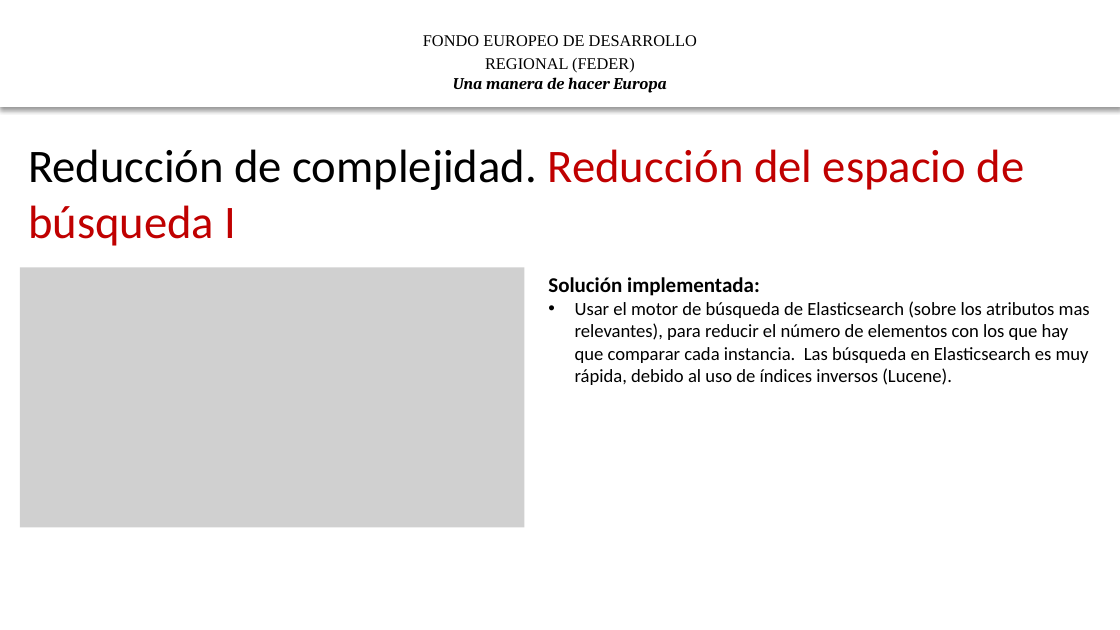
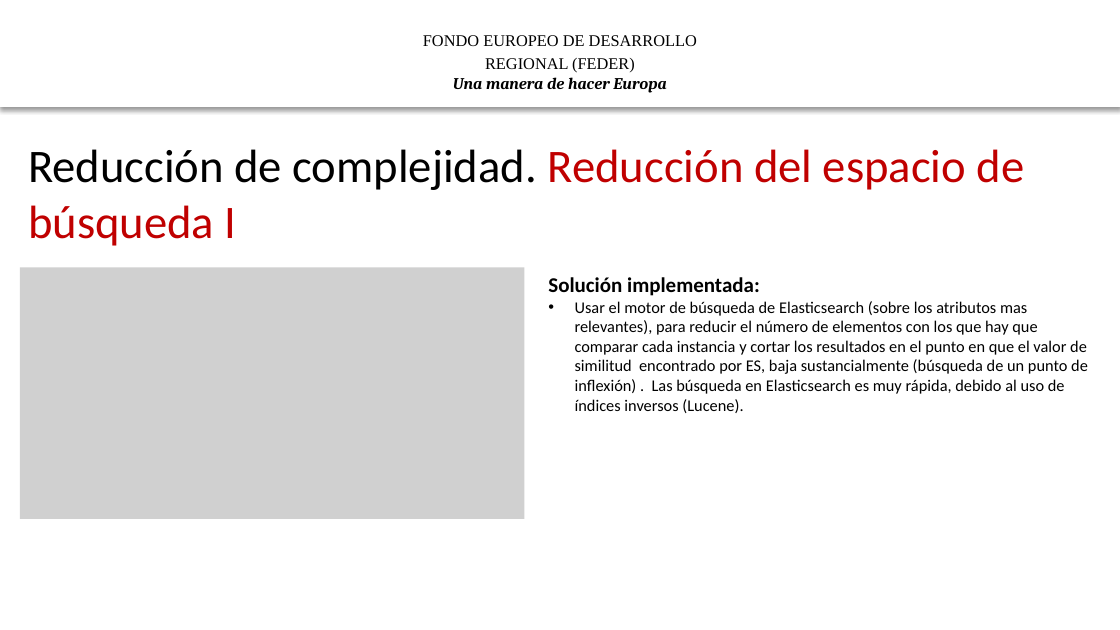
Before and after one commit to HerculesCRUE/ib-asio-docs-, a slide deck: slide 8 of 28-Material_de_formación/Formación Federación y Descubrimiento/II Descripción de bajo nivel de la lirería de descubrimiento .pptx (slide 6 before the commit). Drawn at 1120x630 pixels with LibreOffice and Linux fonts; fonts in the diff are those of the drawing; grey boxes stand for pictures; background and template pictures are left out. Boxes give left, top, right and bottom in pixels: in the first picture for what was removed or moved away, otherwise in the second. Text is boxed around its words. In the diff, an @@ line names an element or a change of style, - is before the commit and + after.

```diff
--- a/28-Material_de_formación/Formación Federación y Descubrimiento/II Descripción de bajo nivel de la lirería de descubrimiento .pptx
+++ b/28-Material_de_formación/Formación Federación y Descubrimiento/II Descripción de bajo nivel de la lirería de descubrimiento .pptx
@@ picture: place and size @@
-picture at [20,267,524,528]
+picture at [20,267,524,519]
@@ text at [575,301,1088,413]: text changed; size 16 to 14 pt @@
-• Usar el motor de búsqueda de Elasticsearch (sobre los atributos mas relevantes), para reducir el número de elementos con los que hay que comparar cada instancia. Las búsqueda en Elasticsearch es muy rápida, debido al uso de índices inversos (Lucene).
+• Usar el motor de búsqueda de Elasticsearch (sobre los atributos mas relevantes), para reducir el número de elementos con los que hay que comparar cada instancia y cortar los resultados en el punto en que el valor de similitud encontrado por ES, baja sustancialmente (búsqueda de un punto de inflexión) . Las búsqueda en Elasticsearch es muy rápida, debido al uso de índices inversos (Lucene).
```
Also in this commit, not shown: 10 other slides changed, 8 slides added, 1 slide removed, 19 other files.
